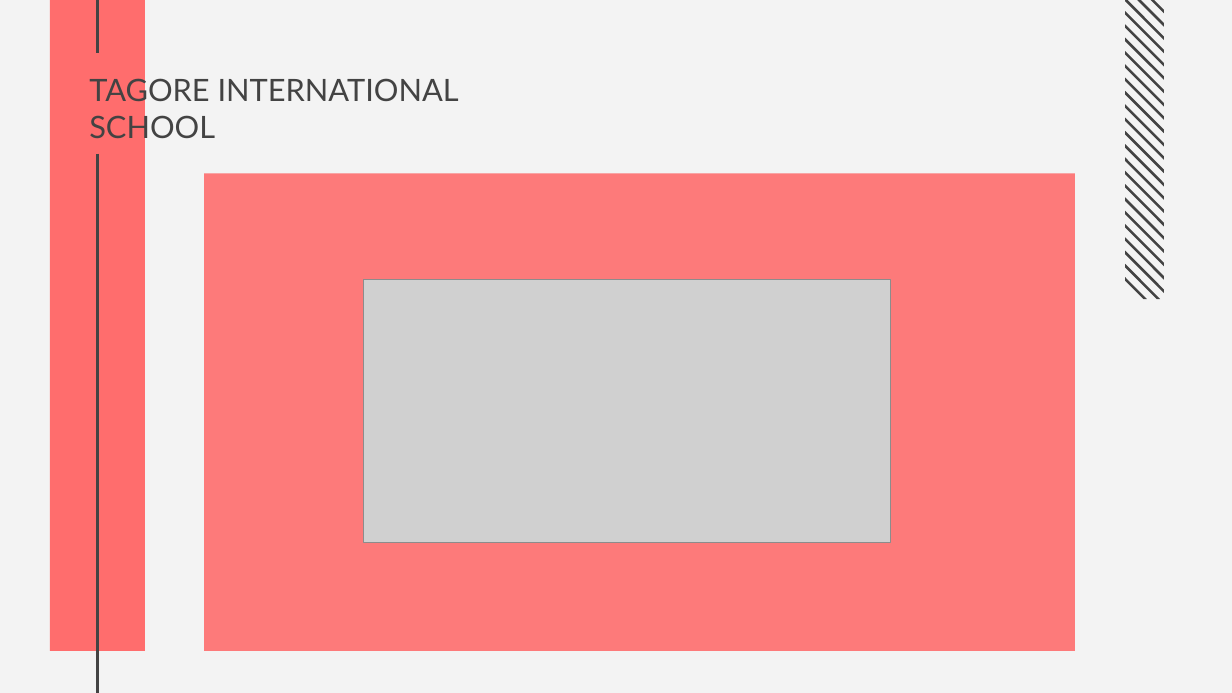
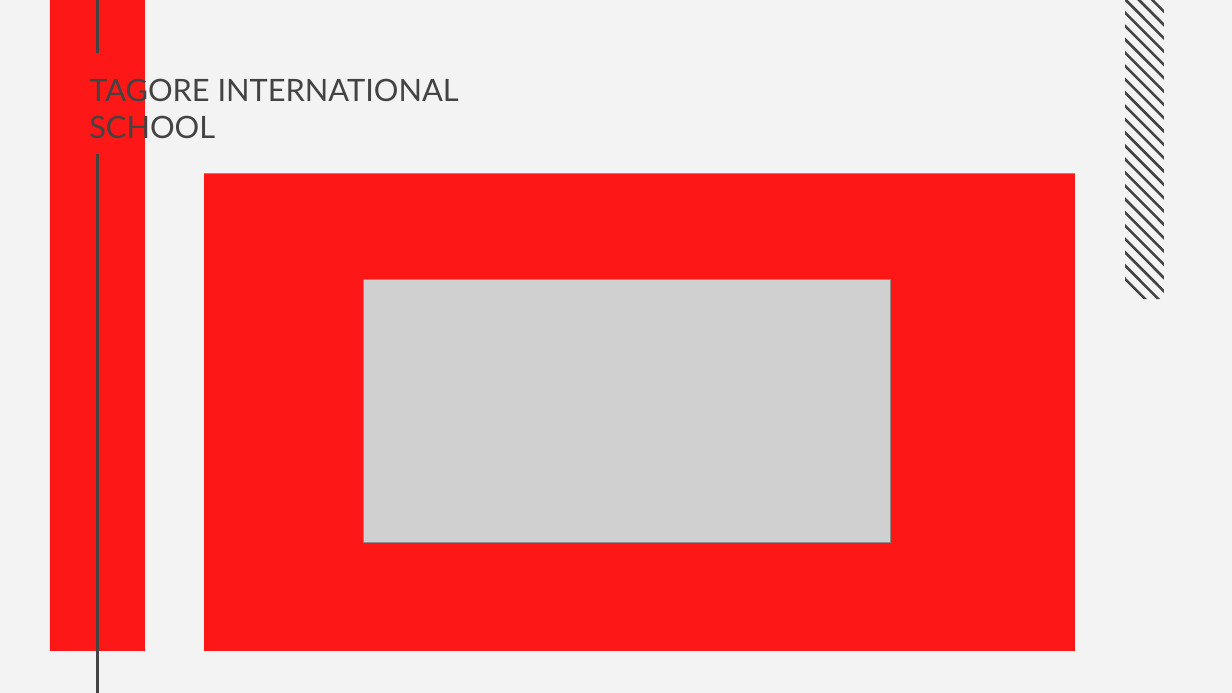
Before and after one commit to Sharan420/Traffic-Classifier, a slide deck: slide 1 of ppt.pptx. Drawn at 1232x693 pixels with LibreOffice and Linux fonts; fonts in the diff are those of the drawing; grey boxes stand for pictures. Boxes give left, top, right and bottom in pixels: in the first picture for what was removed or moved away, otherwise in the second. Text is boxed around its words. In the diff, an @@ line names an element or a change of style, - is before the commit and + after.

```diff
--- a/ppt.pptx
+++ b/ppt.pptx
@@ rectangle at (x1=51, y1=0, x2=145, y2=650): fill #FF6D6D to #FF0000 at 90% opacity @@
@@ rectangle at (x1=205, y1=174, x2=1076, y2=652): fill #FF6D6D at 90% opacity to #FF0000 at 90% opacity @@
```
Also in this commit, not shown: 7 other slides changed, 3 slides added.
